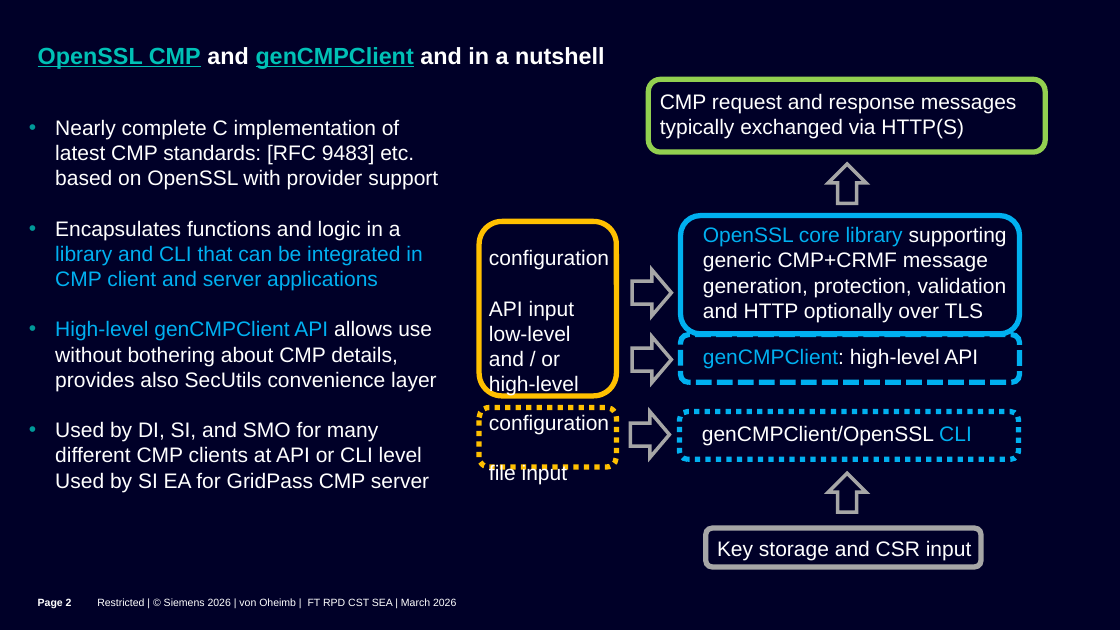
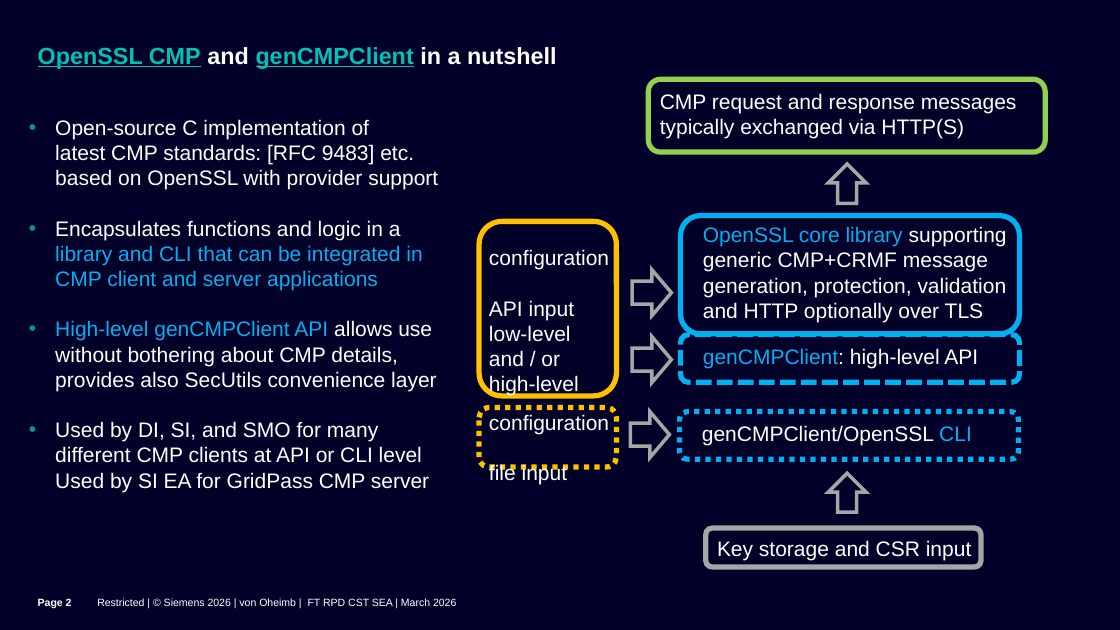
Before and after one commit to siemens/gencmpclient, a slide deck: slide 2 of doc/OpenSSL_CMP-and-generic_CMP_client_overview.pptx. Drawn at 1120x630 pixels with LibreOffice and Linux fonts; fonts in the diff are those of the drawing; background and template pictures are left out. Boxes give left, top, right and bottom in pixels: in the first picture for what was removed or moved away, otherwise in the second. Text is boxed around its words. In the diff, an @@ line names an element or a change of style, - is before the commit and + after.

```diff
--- a/doc/OpenSSL_CMP-and-generic_CMP_client_overview.pptx
+++ b/doc/OpenSSL_CMP-and-generic_CMP_client_overview.pptx
@@ title at box(38, 47, 556, 69): text changed @@
-OpenSSL CMP and genCMPClient and in a nutshell
+OpenSSL CMP and genCMPClient in a nutshell
@@ text at box(55, 119, 438, 190): text changed @@
-• Nearly complete C implementation of
-  latest CMP standards: [RFC 9483] etc.
-  based on OpenSSL with provider support
+• Open-source C implementation of
+  latest CMP standards: [RFC 9483] etc.
+  based on OpenSSL with provider support
```
